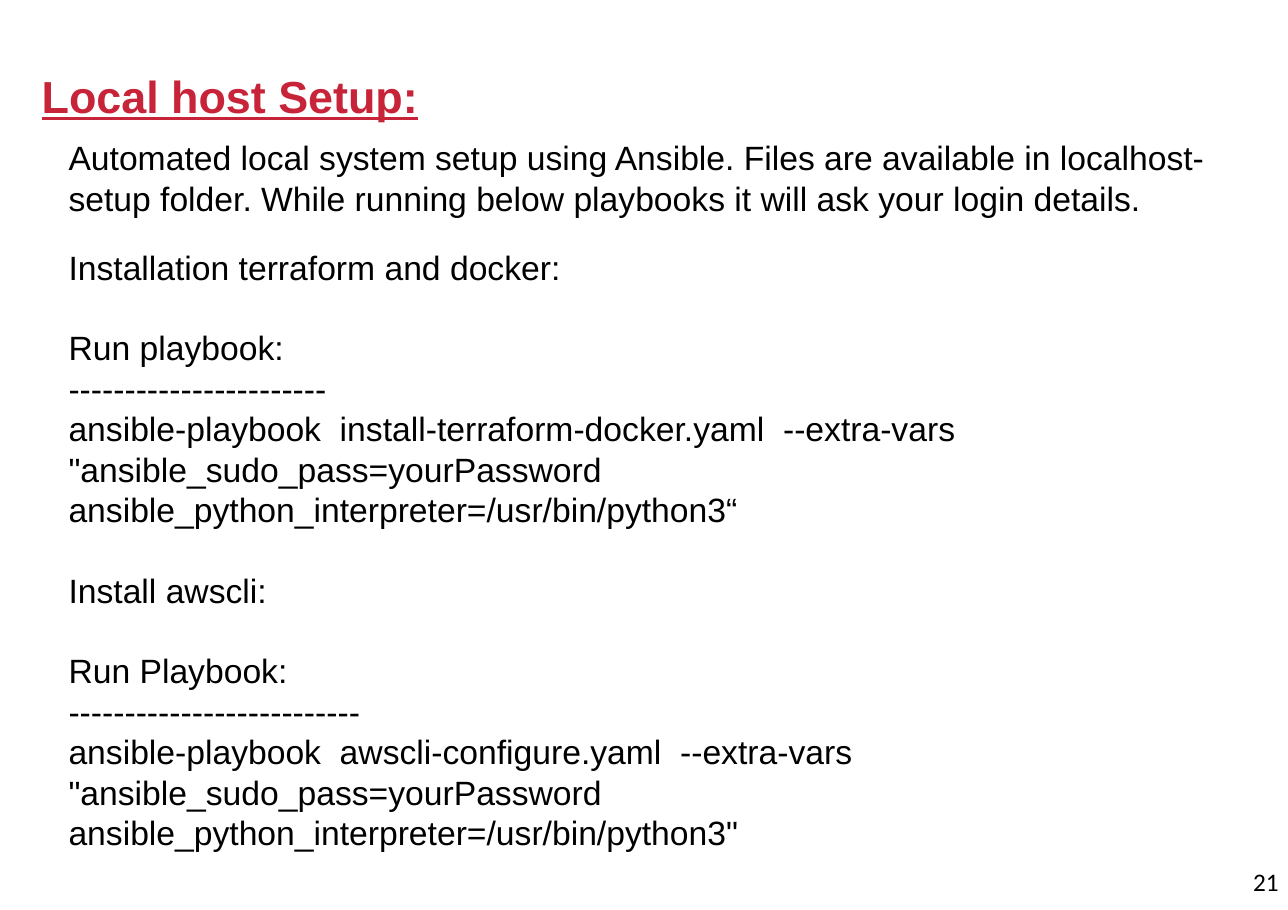
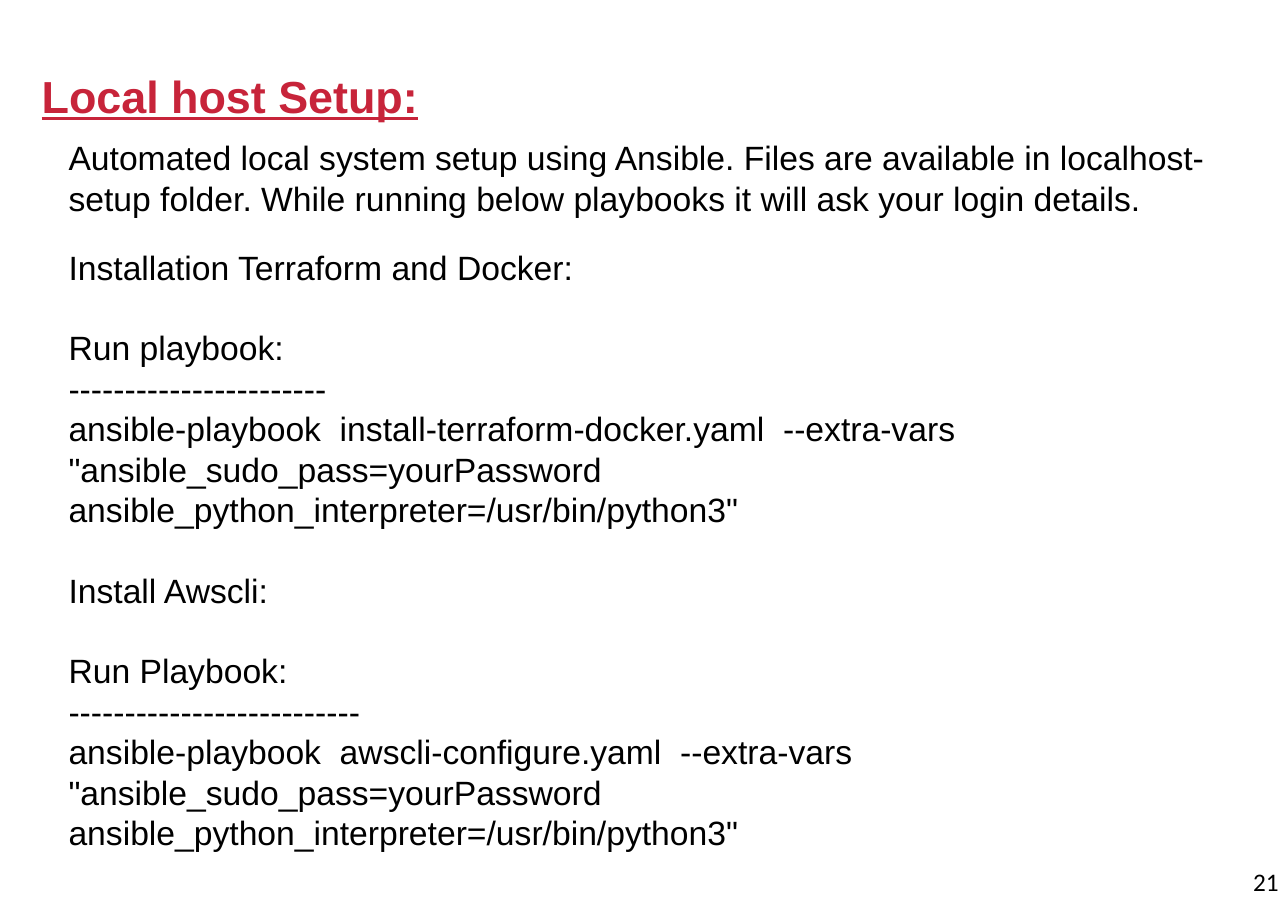
Before and after one commit to kiranpe/DevOpsCloud, a slide deck: slide 21 of DevOpsDoc.pptx. Drawn at 1288x910 pixels with LibreOffice and Linux fonts; fonts in the diff are those of the drawing; background and template pictures are left out. Boxes give left, top, right and bottom in pixels: in the first picture for what was removed or moved away, otherwise in the second. Text is boxed around its words. In the diff, an @@ line names an element or a change of style, - is before the commit and + after.

Commit message:
Added Latest changes in PPT file

```diff
--- a/DevOpsDoc.pptx
+++ b/DevOpsDoc.pptx
@@ subtitle at [69,255,573,281]: text changed @@
-Installation terraform and docker:
+Installation Terraform and Docker:
@@ subtitle at [69,416,955,604]: text changed @@
-ansible-playbook install-terraform-docker.yaml --extra-vars "ansible_sudo_pass=yourPassword ansible_python_interpreter=/usr/bin/python3“
-Install awscli:
+ansible-playbook install-terraform-docker.yaml --extra-vars "ansible_sudo_pass=yourPassword ansible_python_interpreter=/usr/bin/python3"
+Install Awscli:
```
